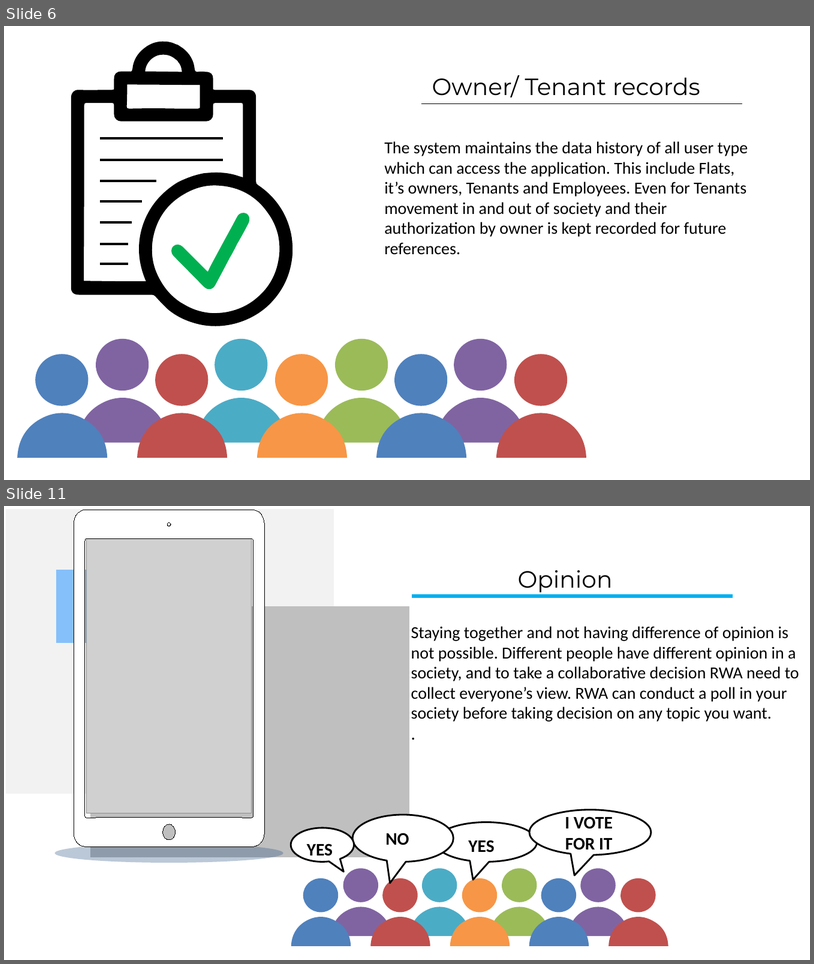
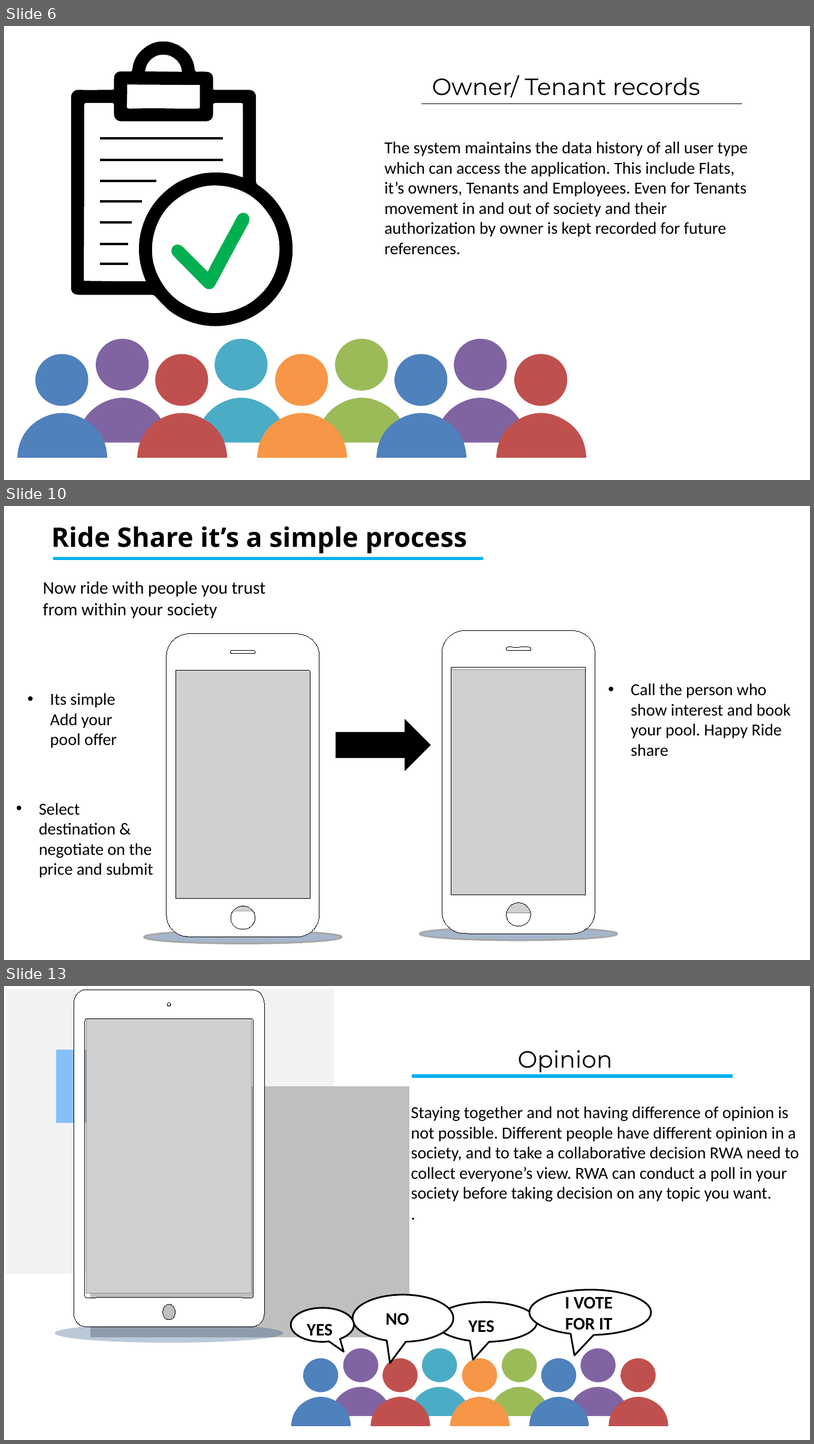
Before and after one commit to Anvisys/Documents, a slide deck: Nestin presentation & poster.pptx. Shown one above the other, each under a label of ours: slides 6 and 11 before the commit, slides 6, 10 and 13 after it; the slides between them are not shown. The pictures are 814x964 and 814x1444 pixels, drawn with LibreOffice and Linux fonts; fonts in the diff are those of the drawing; grey boxes stand for pictures. Boxes give left, top, right and bottom in pixels: in the first picture for what was removed or moved away, otherwise in the second. Text is boxed around its words. In the diff, an @@ line names an element or a change of style, - is before the commit and + after.

```diff
--- a/Nestin presentation & poster.pptx
+++ b/Nestin presentation & poster.pptx
@@ slide 10 added at bbox=[4, 506, 810, 960], background #FFFFFF @@
@@ text added at bbox=[51, 526, 468, 553], 32 pt, text #000000, bold @@
+Ride Share it’s a simple process
@@ rounded rectangle added at bbox=[53, 557, 483, 560], fill #00B0F0 @@
@@ text added at bbox=[43, 581, 266, 618], 21 pt, text #000000 @@
+Now ride with people you trust from within your society
@@ freeform shape added at bbox=[442, 631, 595, 934], fill #FFFFFF, outline #000000 0.75 pt @@
@@ freeform shape added at bbox=[167, 634, 320, 937], fill #FFFFFF, outline #000000 0.75 pt @@
@@ picture added at bbox=[175, 670, 318, 912] @@
@@ picture added at bbox=[449, 669, 587, 913] @@
@@ text added at bbox=[631, 683, 791, 756], 20 pt, text #000000 @@
+• Call the person who show interest and book your pool. Happy Ride share
@@ text added at bbox=[50, 693, 117, 748], 20 pt, text #000000 @@
+• Its simple Add your pool offer
@@ right arrow added at bbox=[336, 719, 431, 771], fill #000000 @@
@@ text added at bbox=[39, 802, 153, 877], 20 pt, text #000000 @@
+• Select destination & negotiate on the price and submit
@@ ellipse added at bbox=[144, 931, 342, 943], fill #1F497D at 40% opacity, outline #A6A6A6 2 pt @@
@@ ellipse added at bbox=[420, 927, 617, 940], fill #1F497D at 40% opacity, outline #A6A6A6 2 pt @@
@@ what was slide 11 is now slide 13 @@
```
Also in this commit, not shown: 6 slides changed, 1 other slide added, 4 other files.
